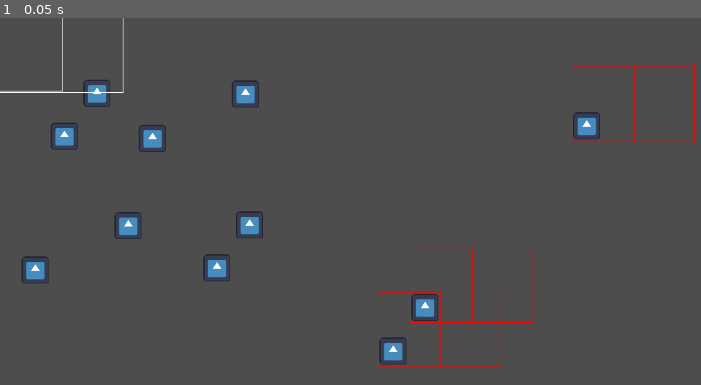
Above: before the commit, frame 1.
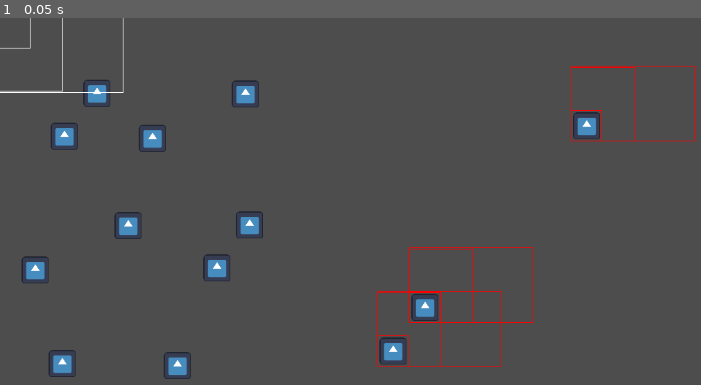
Above: after the commit, the same moment.

Repository: anthonyec/230726_godot_viscuit_like
Game: Godot game, scene res://main.tscn
The game is run twice, just before and just after one commit, with the same random seed, the same clock (stepped at 60 frames per second) and the same inputs. The engine's default icon, where the game draws it, is replaced by a stand-in: a white triangle on a blue panel in a dark square.
Inputs:
- Up to frame 1 (0.05 s): no input

The runs differ from the first frame. In frame 1, 0.5% of the frame differs, in the area x 0-86%, y 0-99%.

Commit message:
Multiple vs single rules

Diff:
--- a/glasses.gd
+++ b/glasses.gd
@@ -11,3 +11,6 @@
 
 func get_match_blueprint() -> MatchBlueprint:
 	return MatchBlueprint.new(condition.get_drawings())
+
+func has_multiple_drawings() -> bool:
+	return condition.get_drawings().size() > 1
--- a/main.tscn
+++ b/main.tscn
@@ -96,6 +96,34 @@
 scale = Vector2(0.304688, 0.304688)
 texture = ExtResource("3_fofwt")
 
+[node name="Rule3" type="Node2D" parent="." groups=["rule"]]
+position = Vector2(146, 499)
+script = ExtResource("1_trvar")
+
+[node name="Condition" type="Node2D" parent="Rule3"]
+position = Vector2(-55, 0)
+script = ExtResource("2_x3nvs")
+
+[node name="Drawing3" type="Node2D" parent="Rule3/Condition" groups=["drawing"]]
+position = Vector2(-1, 0)
+script = ExtResource("5_mj80h")
+
+[node name="Icon" type="Sprite2D" parent="Rule3/Condition/Drawing3"]
+scale = Vector2(0.304688, 0.304688)
+texture = ExtResource("3_fofwt")
+
+[node name="Outcome" type="Node2D" parent="Rule3"]
+position = Vector2(72, 0)
+script = ExtResource("2_x3nvs")
+
+[node name="Drawing2" type="Node2D" parent="Rule3/Outcome" groups=["drawing"]]
+position = Vector2(38, 3)
+script = ExtResource("5_mj80h")
+
+[node name="Icon" type="Sprite2D" parent="Rule3/Outcome/Drawing2"]
+scale = Vector2(0.304688, 0.304688)
+texture = ExtResource("3_fofwt")
+
 [node name="Simulation" type="Node2D" parent="."]
 script = ExtResource("4_bkqbc")
 
--- a/simulation.gd
+++ b/simulation.gd
@@ -45,13 +45,15 @@
 
 func step() -> void:
 	var scene_drawings: Array[Drawing] = get_drawings()
+
 	var already_matched_instance_ids: Array[int] = []
+	var drawing_instance_id_to_rule: Dictionary = {}
 
 	for drawing in scene_drawings:
-		if already_matched_instance_ids.has(drawing.get_instance_id()):
+		var instance_id = drawing.get_instance_id()
+
+		if already_matched_instance_ids.has(instance_id):
 			continue
-
-		var matched_rules: Array[Rule] = []
 
 		for rule in get_rules():
 			if not rule.enabled:
@@ -75,27 +77,39 @@
 				continue
 
 			already_matched_instance_ids.append_array(matched_instance_ids)
-			matched_rules.append(rule)
+
+			# TODO: Clean up, maybe using a class if it's not too mem intensive?
+			# Then I don't have to re-type things as dictionaries loose types.
+			if not drawing_instance_id_to_rule.has(instance_id):
+				drawing_instance_id_to_rule[instance_id] = {
+					"multiple": [],
+					"single": [],
+				}
+
+			if rule.has_multiple_drawings():
+				drawing_instance_id_to_rule[instance_id]["multiple"].append(rule)
+			else:
+				drawing_instance_id_to_rule[instance_id]["single"].append(rule)
 
 
-#			var scene_match_blueprint = MatchBlueprint.new(scene_drawings, rule_match_blueprint)
+	for instance_id in drawing_instance_id_to_rule.keys():
+		var drawing = instance_from_id(instance_id) as Drawing
+
+		if not drawing:
+			print("DRAWING NOT FOUND!")
+
+		var info = drawing_instance_id_to_rule[instance_id]
+		# TODO: Type this : (
+		var rules = info["single"]
+
+		if not info["multiple"].is_empty():
+			rules = info["multiple"]
+
+		print(drawing)
+		print(rules)
 
 
 
-			pass
-#			var result = rule.condition.matches(self, drawing)
-#
-#			if result.has_error():
-#				continue
-#
-#			matched_rules.append(result)
-
-#
-#			if result.has_error():
-#				continue
-#
-#			processed_scene_drawings.append_array(result.affected_scene_drawings)
-#			apply_differences(result, rule)
 
 func apply_differences(result: MatchResult, rule: Rule) -> void:
 	var scene_drawings: Array[Drawing] = result.affected_scene_drawings
